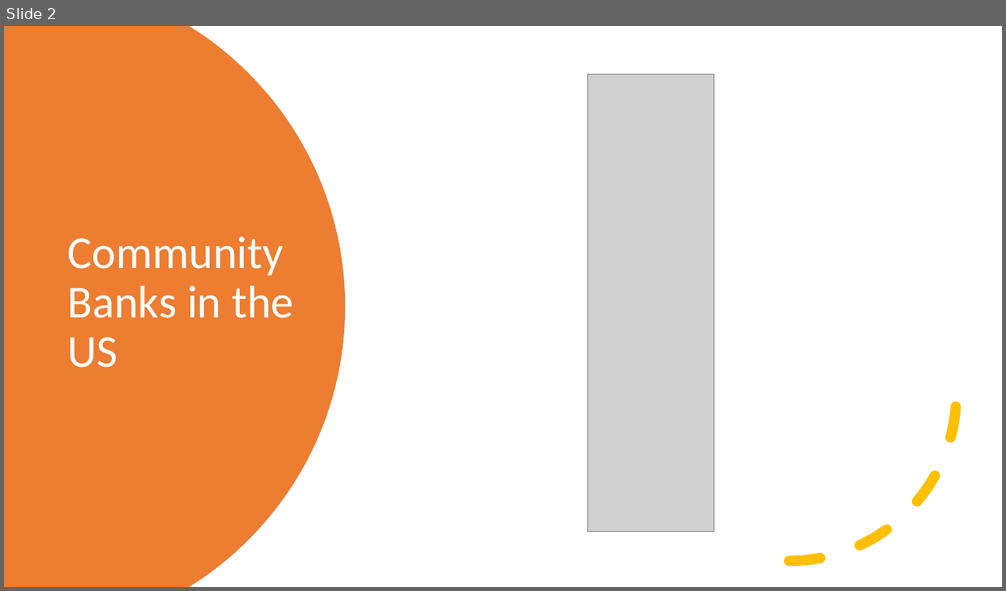
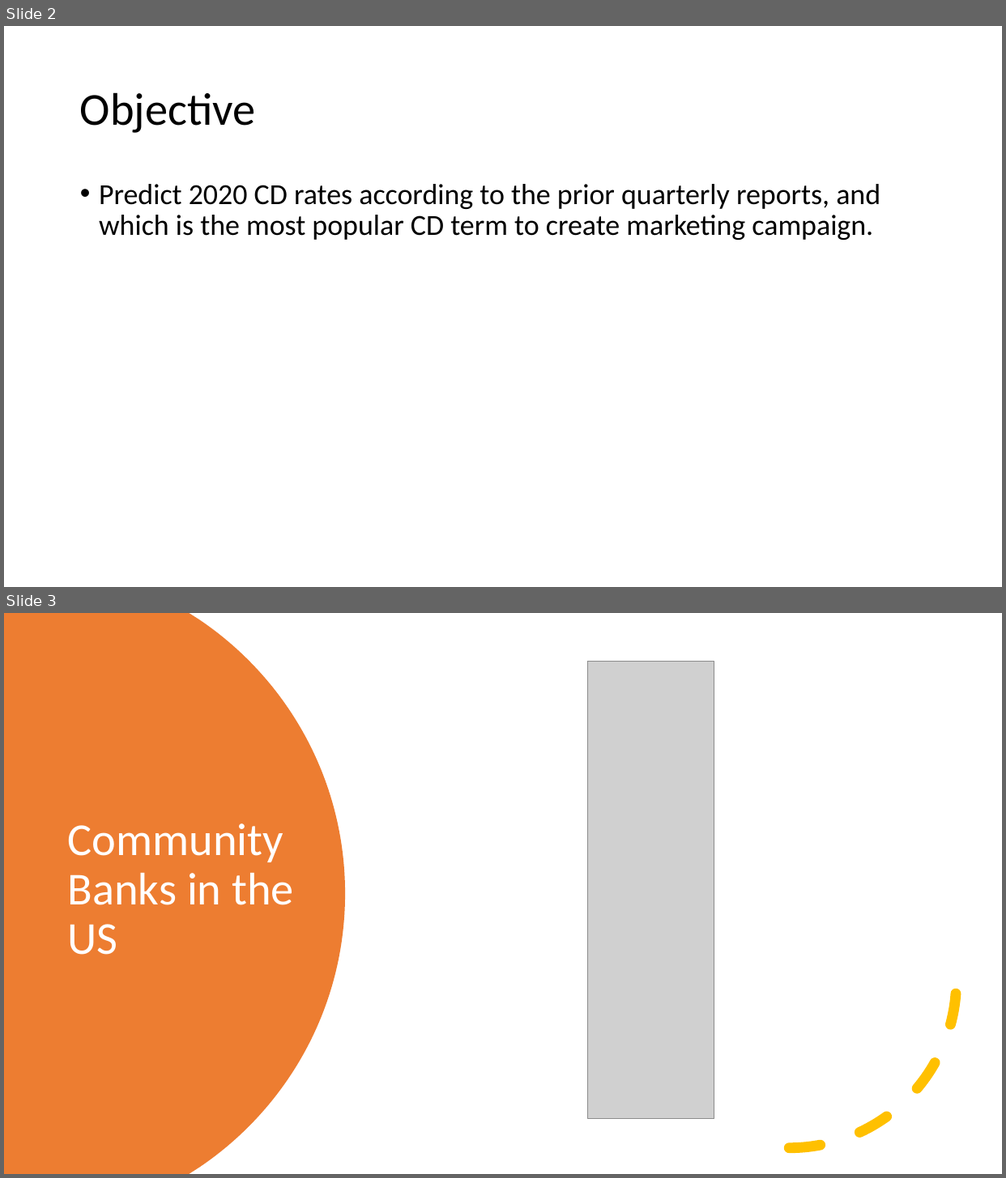
Before and after one commit to StephanieChew-nyc/Stephanie_Chew_Capstone_4, a slide deck: Stephanie_Chew_Capstone_4.pptx. Shown one above the other, each under a label of ours: slide 2 before the commit, slides 2 and 3 after it. The pictures are 1006x591 and 1006x1178 pixels, drawn with LibreOffice and Linux fonts; fonts in the diff are those of the drawing; grey boxes stand for pictures. Boxes give left, top, right and bottom in pixels: in the first picture for what was removed or moved away, otherwise in the second. Text is boxed around its words. In the diff, an @@ line names an element or a change of style, - is before the commit and + after.

```diff
--- a/Stephanie_Chew_Capstone_4.pptx
+++ b/Stephanie_Chew_Capstone_4.pptx
@@ slide 2 added at [4,26,1002,587], background #FFFFFF @@
@@ title added at [80,92,256,133], 44 pt, text #000000 @@
+Objective
@@ text added at [99,184,880,240], 28 pt, text #000000 @@
+• Predict 2020 CD rates according to the prior quarterly reports, and which is the most popular CD term to create marketing campaign.
@@ what was slide 2 is now slide 3 @@
```
Also in this commit, not shown: 2 slides changed, 3 other slides added, 2 slides removed, 4 other files.
